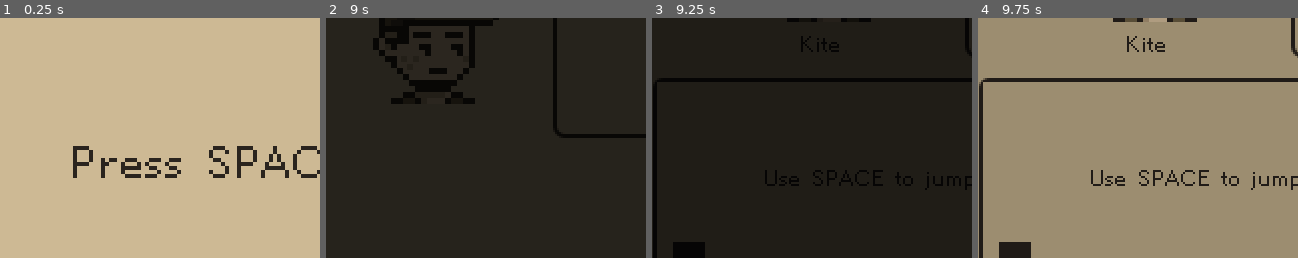
Above: before the commit, frames 1-4 (left to right).
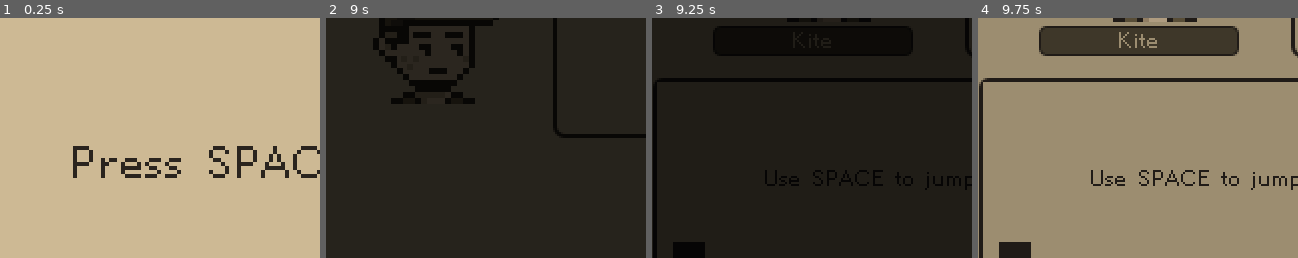
Above: after the commit, the same moments.

Repository: hkattt/game-off-2024
Game: Godot game, scene res://scenes/screens/start_menu.tscn
The game is run twice, just before and just after one commit, with the same random seed, the same clock (stepped at 60 frames per second) and the same inputs. Sound files missing from this copy of the repository are replaced by a short silence.
Inputs:
- Up to frame 1 (0.25 s): no input
- Up to frame 2 (9 s): tap Space at 0.5, 1.25 s; hold Right (ui_right) 0.53-2 s; tap Enter (ui_accept) at 0.77, 1.52, 4.52, 5.27, 6.02, 7.52, 8.27 s; click "Next" at 2 s; click "Next" at 2.75 s; hold Left (ui_left) 3.53-4.28 s; hold Right (ui_right) 4.28-5.78 s; hold Left (ui_left) 5.78-6.53 s; hold Right (ui_right) 6.53-7.28 s; hold Left (ui_left) 7.28-8.78 s; hold Right (ui_right) from 8.78 s (still down)
- Up to frame 3 (9.25 s): keep holding Right (ui_right); tap Enter (ui_accept) at 9.02 s
- Up to frame 4 (9.75 s): keep holding Right (ui_right)
The pictures show only the part of the screen within x 3-53%, y 42-92%; the shares and areas given below are measured in that part.

Frames 1-2 are identical in both runs. In frame 3, 1.1% of the frame differs, in the area x 19-82%, y 3-16%; in frame 4, 7.6%.

Commit message:
Character name tag

Diff:
--- a/game-off-2024/scenes/screens/interview.tscn
+++ b/game-off-2024/scenes/screens/interview.tscn
@@ -2,7 +2,7 @@
 
 [ext_resource type="Script" path="res://scripts/screens/interview.gd" id="1_uysn5"]
 [ext_resource type="PackedScene" uid="uid://dxuo3kk60cdkk" path="res://scenes/ui/text_box.tscn" id="2_qk33r"]
-[ext_resource type="FontFile" uid="uid://dq4pyxfiswi2f" path="res://assets/font/HelvetiPixel.ttf" id="3_bwl4e"]
+[ext_resource type="PackedScene" uid="uid://ckyvoe1dpicpw" path="res://scenes/ui/name_tag.tscn" id="3_ognsj"]
 
 [sub_resource type="StyleBoxFlat" id="StyleBoxFlat_jse2k"]
 bg_color = Color(0.164706, 0.141176, 0.117647, 1)
@@ -42,13 +42,8 @@
 offset_left = 158.0
 offset_right = 318.0
 
-[node name="CharacterName" type="Label" parent="."]
-texture_filter = 3
-offset_left = 50.0
-offset_top = 106.0
-offset_right = 138.0
-offset_bottom = 120.0
-theme_override_colors/font_color = Color(0.164706, 0.141176, 0.117647, 1)
-theme_override_fonts/font = ExtResource("3_bwl4e")
-text = "Character Name"
-horizontal_alignment = 1
+[node name="CharacterName" parent="." instance=ExtResource("3_ognsj")]
+offset_left = 40.0
+offset_top = 104.0
+offset_right = 140.0
+offset_bottom = 119.0
--- /dev/null
+++ b/game-off-2024/scenes/ui/name_tag.tscn
@@ -0,0 +1,32 @@
+[gd_scene load_steps=4 format=3 uid="uid://ckyvoe1dpicpw"]
+
+[ext_resource type="FontFile" uid="uid://dq4pyxfiswi2f" path="res://assets/font/HelvetiPixel.ttf" id="1_8p12o"]
+[ext_resource type="Script" path="res://scripts/ui/name_tag.gd" id="1_o4w3q"]
+
+[sub_resource type="StyleBoxFlat" id="StyleBoxFlat_vbnwk"]
+bg_color = Color(0.317647, 0.286275, 0.211765, 1)
+border_width_left = 1
+border_width_top = 1
+border_width_right = 1
+border_width_bottom = 1
+border_color = Color(0.164706, 0.141176, 0.117647, 1)
+corner_radius_top_left = 3
+corner_radius_top_right = 3
+corner_radius_bottom_right = 3
+corner_radius_bottom_left = 3
+
+[node name="NameTag" type="Panel"]
+texture_filter = 1
+offset_right = 100.0
+offset_bottom = 15.0
+theme_override_styles/panel = SubResource("StyleBoxFlat_vbnwk")
+script = ExtResource("1_o4w3q")
+
+[node name="CharacterName" type="Label" parent="."]
+texture_filter = 3
+offset_right = 100.0
+offset_bottom = 15.0
+theme_override_colors/font_color = Color(0.803922, 0.72549, 0.580392, 1)
+theme_override_fonts/font = ExtResource("1_8p12o")
+text = "Character Name"
+horizontal_alignment = 1
--- a/game-off-2024/scripts/screens/interview.gd
+++ b/game-off-2024/scripts/screens/interview.gd
@@ -3,7 +3,7 @@
 signal interview_finished
 
 @onready var text_box: MarginContainer      = $TextBox
-@onready var character_name: Label          = $CharacterName
+@onready var character_name: Panel          = $CharacterName
 @onready var minigame_viewport: SubViewport = $MinigamePanel/SubViewportContainer/SubViewport
 
 const Minigame = preload("res://scripts/minigames/minigame.gd")
@@ -17,7 +17,7 @@
 # Called when the node enters the scene tree for the first time.
 func _ready() -> void:
 	dialogue_manager = get_parent().get_node("DialogueManager")
-	character_name.text = dialogue_manager.get_character()
+	character_name.set_character_name(dialogue_manager.get_character())
 	text_box.set_text(dialogue_manager.get_opening_line())
 	instantiate_character()
 	instantiate_minigame(level)
--- /dev/null
+++ b/game-off-2024/scripts/ui/name_tag.gd
@@ -0,0 +1,6 @@
+extends Panel
+
+@onready var character_name = $CharacterName
+
+func set_character_name(name: String) -> void:
+	character_name.text = name
